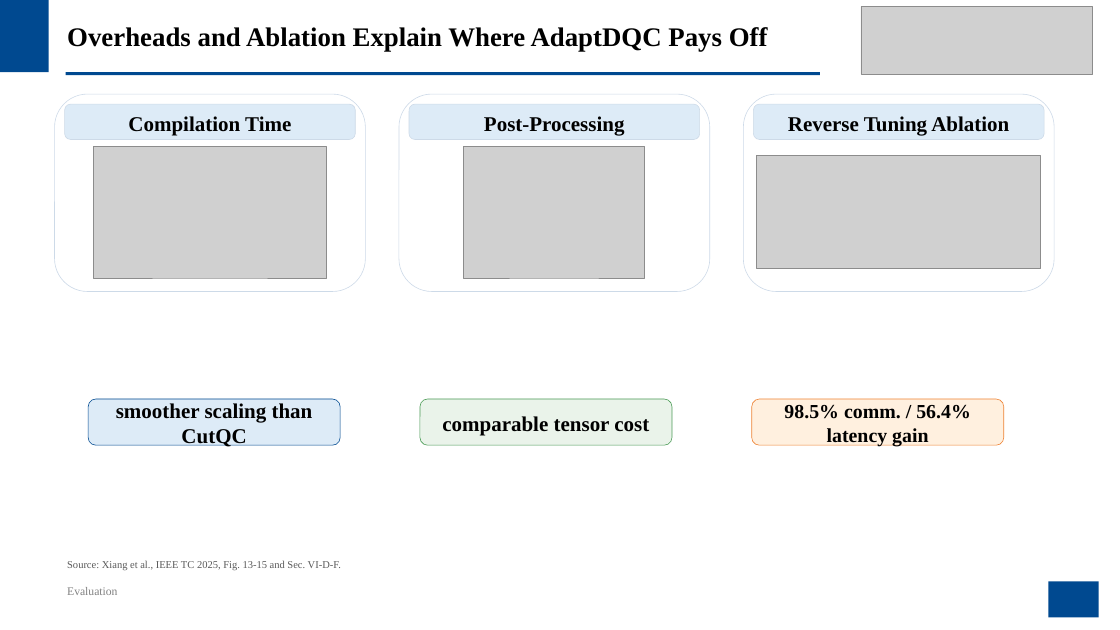
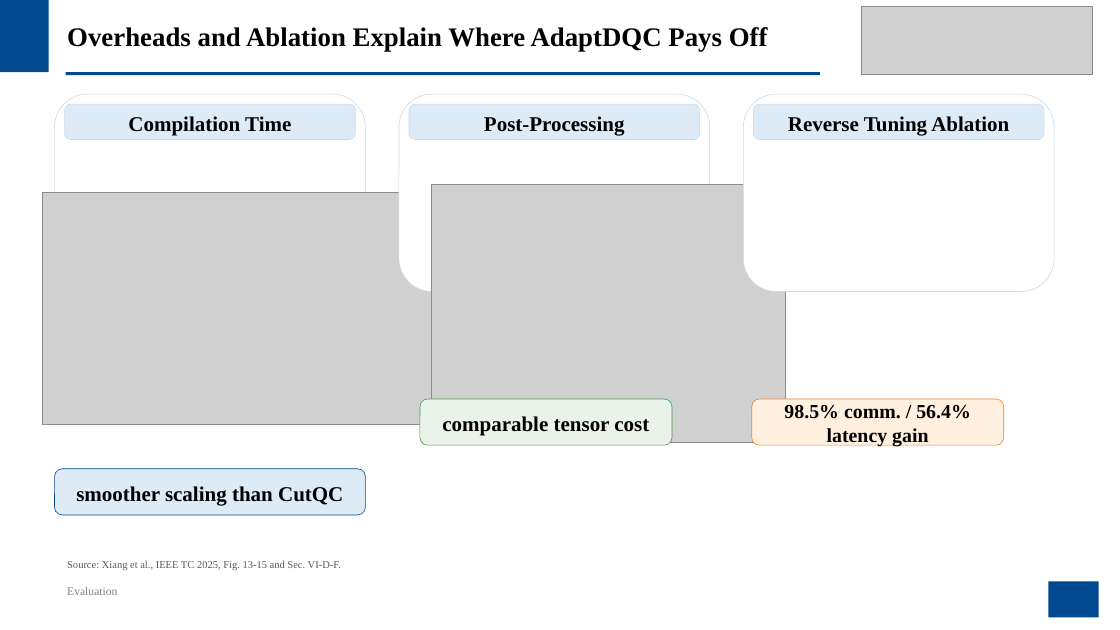
Before and after one commit to JanusQ/Janus4, a slide deck: slide 28 of adaptiveQC/pptx/AdaptDQC_Adaptive_Distributed_Quantum_Computing_With_Quantitative_Performance_Analysis.pptx (slide 30 before the commit). Drawn at 1120x630 pixels with LibreOffice and Linux fonts; fonts in the diff are those of the drawing; grey boxes stand for pictures; background and template pictures are left out. Boxes give left, top, right and bottom in pixels: in the first picture for what was removed or moved away, otherwise in the second. Text is boxed around its words. In the diff, an @@ line names an element or a change of style, - is before the commit and + after.

```diff
--- a/adaptiveQC/pptx/AdaptDQC_Adaptive_Distributed_Quantum_Computing_With_Quantitative_Performance_Analysis.pptx
+++ b/adaptiveQC/pptx/AdaptDQC_Adaptive_Distributed_Quantum_Computing_With_Quantitative_Performance_Analysis.pptx
@@ picture removed at (x1=757, y1=155, x2=1041, y2=269) @@
@@ picture resized from (x1=94, y1=146, x2=327, y2=278) to (x1=42, y1=192, x2=451, y2=424) @@
@@ picture resized from (x1=464, y1=146, x2=645, y2=278) to (x1=432, y1=184, x2=786, y2=442) @@
@@ rounded rectangle "smoother scaling than CutQC" resized from (x1=88, y1=399, x2=340, y2=445) to (x1=55, y1=469, x2=365, y2=515) @@
```
Also in this commit, not shown: 19 other slides changed, 1 slide added, 3 slides removed, 2 other files.
